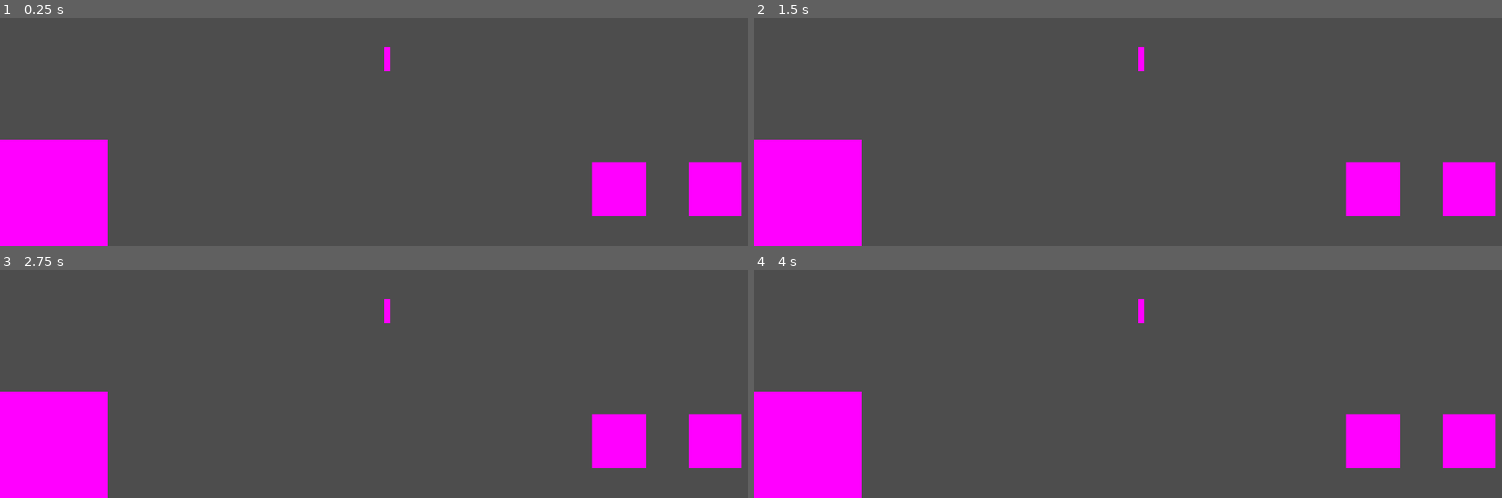
Above: before the commit, frames 1-4 (two rows, left to right).
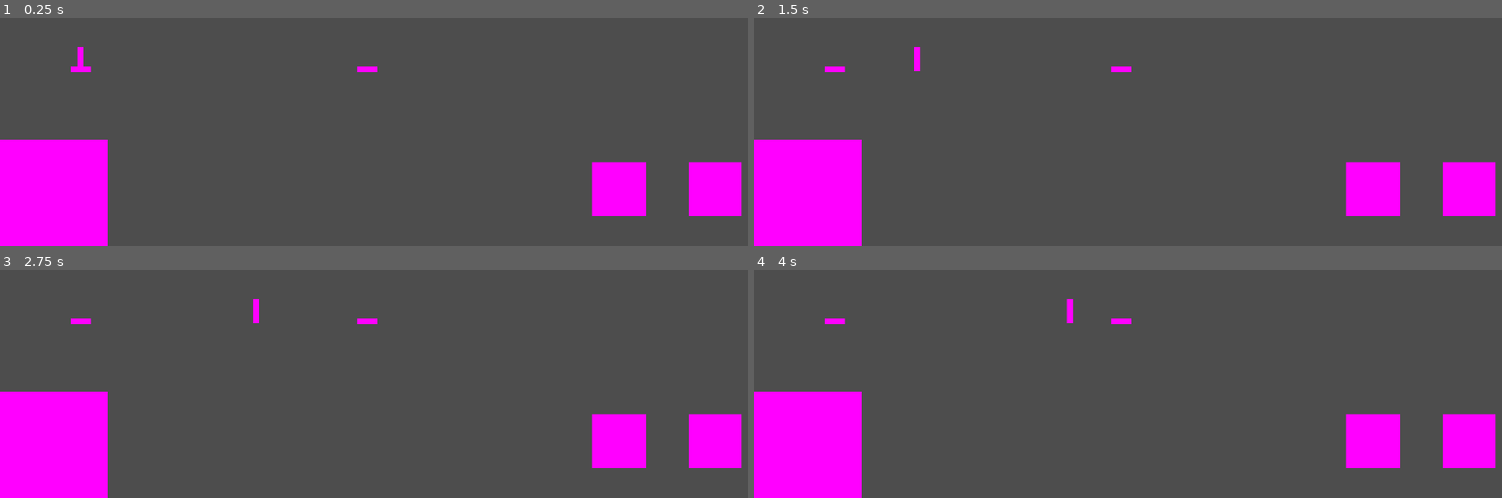
Above: after the commit, the same moments.

Repository: jam2448/580_IBL
Game: Godot game, scene res://Scenes/gameScene.tscn
The game is run twice, just before and just after one commit, with the same random seed, the same clock (stepped at 60 frames per second) and the same inputs.
Inputs:
- Up to frame 1 (0.25 s): no input
- Up to frame 2 (1.5 s): tap Enter (ui_accept) at 0.5, 0.77 s; hold D (advanceRunners) 0.53-1.28 s; hold Right (ui_right) from 0.53 s (still down); tap A (returnRunners) at 0.8, 1.35 s
- Up to frame 3 (2.75 s): tap Enter (ui_accept) at 1.52, 2 s; tap D (advanceRunners) at 1.55 s; release Right (ui_right) at 2.03 s; hold Left (ui_left) from 2.03 s (still down); hold D (advanceRunners) from 2.03 s (still down); tap A (returnRunners) at 2.3 s
- Up to frame 4 (4 s): tap Enter (ui_accept) at 2.75, 3.02, 3.5, 3.77 s; release Left (ui_left) at 2.78 s; release D (advanceRunners) at 2.78 s; hold Right (ui_right) from 2.78 s (still down); tap A (returnRunners) at 2.85, 3.8 s; tap D (advanceRunners) at 3.05 s; hold D (advanceRunners) from 3.53 s (still down)

The runs differ from the first frame. In frame 1, 0.3% of the frame differs, in the area x 9-53%, y 12-24%; in frame 2, 0.3%; in frame 3, 0.3%; in frame 4, 0.3%.

Commit message:
Basic baserunning completed

Diff:
--- /dev/null
+++ b/indoorbaseballproj/Scenes/base.tscn
@@ -0,0 +1,22 @@
+[gd_scene load_steps=4 format=3 uid="uid://dfqkruki0gsy7"]
+
+[ext_resource type="Script" path="res://Scripts/bases.gd" id="1_yaupi"]
+
+[sub_resource type="PlaceholderTexture2D" id="PlaceholderTexture2D_ddpt5"]
+
+[sub_resource type="RectangleShape2D" id="RectangleShape2D_0kg6p"]
+size = Vector2(1, 4.5)
+
+[node name="Base" type="Area2D"]
+collision_mask = 2
+script = ExtResource("1_yaupi")
+
+[node name="Sprite2D" type="Sprite2D" parent="."]
+scale = Vector2(2, 0.5)
+texture = SubResource("PlaceholderTexture2D_ddpt5")
+
+[node name="CollisionShape2D" type="CollisionShape2D" parent="."]
+position = Vector2(0, -2)
+shape = SubResource("RectangleShape2D_0kg6p")
+
+[connection signal="body_entered" from="." to="." method="_on_body_entered"]
--- a/indoorbaseballproj/Scenes/batter.tscn
+++ b/indoorbaseballproj/Scenes/batter.tscn
@@ -8,6 +8,7 @@
 size = Vector2(1.5, 6)
 
 [node name="CharacterBody2D" type="CharacterBody2D"]
+collision_layer = 2
 script = ExtResource("1_1twed")
 
 [node name="Sprite2D" type="Sprite2D" parent="."]
--- a/indoorbaseballproj/Scenes/gameScene.tscn
+++ b/indoorbaseballproj/Scenes/gameScene.tscn
@@ -1,7 +1,9 @@
-[gd_scene load_steps=4 format=3 uid="uid://ch8h73shj8bmj"]
+[gd_scene load_steps=6 format=3 uid="uid://ch8h73shj8bmj"]
 
 [ext_resource type="PackedScene" uid="uid://b8ecnkfc65q3" path="res://Scenes/batter.tscn" id="1_snma1"]
 [ext_resource type="PackedScene" uid="uid://cso60hihmbwrx" path="res://Scenes/touch_conrrols.tscn" id="2_wao6q"]
+[ext_resource type="PackedScene" uid="uid://dfqkruki0gsy7" path="res://Scenes/base.tscn" id="3_t7pfu"]
+[ext_resource type="Script" path="res://Scripts/game_manager.gd" id="4_4mkok"]
 
 [sub_resource type="RectangleShape2D" id="RectangleShape2D_pbuts"]
 size = Vector2(175, 1.5)
@@ -9,7 +11,7 @@
 [node name="Node2D" type="Node2D"]
 
 [node name="batter" parent="." instance=ExtResource("1_snma1")]
-position = Vector2(-13, -31)
+position = Vector2(-89, -31)
 
 [node name="Camera2D" type="Camera2D" parent="."]
 position = Vector2(-13, -31)
@@ -29,3 +31,17 @@
 
 [node name="TouchConrrols" parent="Control" instance=ExtResource("2_wao6q")]
 player_path = NodePath("../../batter")
+
+[node name="second" parent="." instance=ExtResource("3_t7pfu")]
+position = Vector2(-18, -21)
+scale = Vector2(2.5, 2.5)
+
+[node name="homePlate" parent="." instance=ExtResource("3_t7pfu")]
+position = Vector2(-89, -21)
+scale = Vector2(2.5, 2.5)
+
+[node name="GameManager" type="Node" parent="."]
+script = ExtResource("4_4mkok")
+
+[connection signal="body_entered" from="second" to="batter" method="_on_second_body_entered"]
+[connection signal="body_entered" from="homePlate" to="batter" method="_on_home_plate_body_entered"]
--- /dev/null
+++ b/indoorbaseballproj/Scripts/bases.gd
@@ -0,0 +1,19 @@
+extends Area2D
+
+#get a reference to the batter script
+@onready var batter = get_node("../batter")
+# Called when the node enters the scene tree for the first time.
+func _ready() -> void:
+	pass
+
+
+# Called every frame. 'delta' is the elapsed time since the previous frame.
+func _process(delta: float) -> void:
+	pass
+
+# update score each time the player touches home plate as long as it is not the most recent base that is touched
+func _on_body_entered(body: Node2D) -> void:
+	if self.name == "homePlate" && batter.currentBase != self.position:
+		var gameManager = get_node("../GameManager")
+		gameManager.score += 1
+		print("You scored a run. You now have " + str(gameManager.score))
--- a/indoorbaseballproj/Scripts/batter.gd
+++ b/indoorbaseballproj/Scripts/batter.gd
@@ -1,25 +1,45 @@
 extends CharacterBody2D
 
-
+#Variables to help/track player movement
 const SPEED = 30.0
-
 var gravity = ProjectSettings.get_setting("physics/2d/default_gravity")
-
 var advancing = false
 var returning = false
 
+#get the refrences for the bases that the player needs to go to
+@onready var SECOND_BASE = get_node("../second").position
+@onready var HOME = get_node("../homePlate").position
+
+#set a refrence to a target base and current base
+var targetbase: Vector2
+var currentBase: Vector2
+
+#set the current and target bases when the game loads
+func _ready() -> void:
+	targetbase = SECOND_BASE
+	currentBase = HOME
+
+
+
 func _physics_process(delta: float) -> void:
+	# allows the player to jump (will remove for offense later)
 	if not is_on_floor():
 		velocity.y += gravity * delta
 
-	if advancing:
-		velocity.x = SPEED
-	elif returning:
-		velocity.x = -SPEED
+	#if advance is pressed mnove the batter toward the target base
+	if Input.is_action_pressed("advanceRunners"):
+		var direction = (targetbase - global_position).normalized()
+		velocity.x = direction.x * SPEED
+
+	#if return is pressed move them to the current base
+	elif Input.is_action_pressed("returnRunners"):
+		var direction = (currentBase - global_position).normalized()
+		velocity.x = direction.x * SPEED
 	else:
 		velocity.x = 0
 	move_and_slide()
 
+#flags to show when the player is moving either left or right
 func move_right():
 	advancing = true
 
@@ -51,3 +71,14 @@
 		#velocity.x = move_toward(velocity.x, 0, SPEED)
 #
 	#move_and_slide()
+
+#when a base is touched by the batter, update their current and target bases
+func _on_second_body_entered(body: Node2D) -> void:
+	if body == self:
+		currentBase = SECOND_BASE
+		targetbase = HOME
+
+func _on_home_plate_body_entered(body: Node2D) -> void:
+	if body == self:
+		currentBase = HOME
+		targetbase = SECOND_BASE
--- /dev/null
+++ b/indoorbaseballproj/Scripts/game_manager.gd
@@ -0,0 +1,14 @@
+extends Node
+
+
+#data that will be needed to keep the game running and store game data
+var score = 0
+
+# Called when the node enters the scene tree for the first time.
+func _ready() -> void:
+	pass # Replace with function body.
+
+
+# Called every frame. 'delta' is the elapsed time since the previous frame.
+func _process(delta: float) -> void:
+	pass
--- a/indoorbaseballproj/Scripts/touch_controls.gd
+++ b/indoorbaseballproj/Scripts/touch_controls.gd
@@ -11,18 +11,19 @@
 func _ready():
 	print("Found player:", player)  # should print the batter node
 
+#when pressed advance the runner
 func _on_advance_pressed() -> void:
 	#advance.modulate.a = 0.5
 	player.move_right()
 	print("advance runners pressesd")
 
-
+#when pressed stop the runner
 func _on_advance_released() -> void:
 	#advance.modulate.a = 1.0
 	player.stop_move_right()
 	print("advance runners released")
 
-
+# when pressed return the runner
 func _on_return_pressed() -> void:
 	#returnRunners.modulate.a = 0.5
 	player.move_left()
@@ -34,7 +35,7 @@
 	player.stop_move_left()
 	print("return runners released")
 
-
+#when pressed swing the bat
 func _on_swing_pressed() -> void:
 	#swing.modulate.a = 0.5
 	print("swing pressed")
